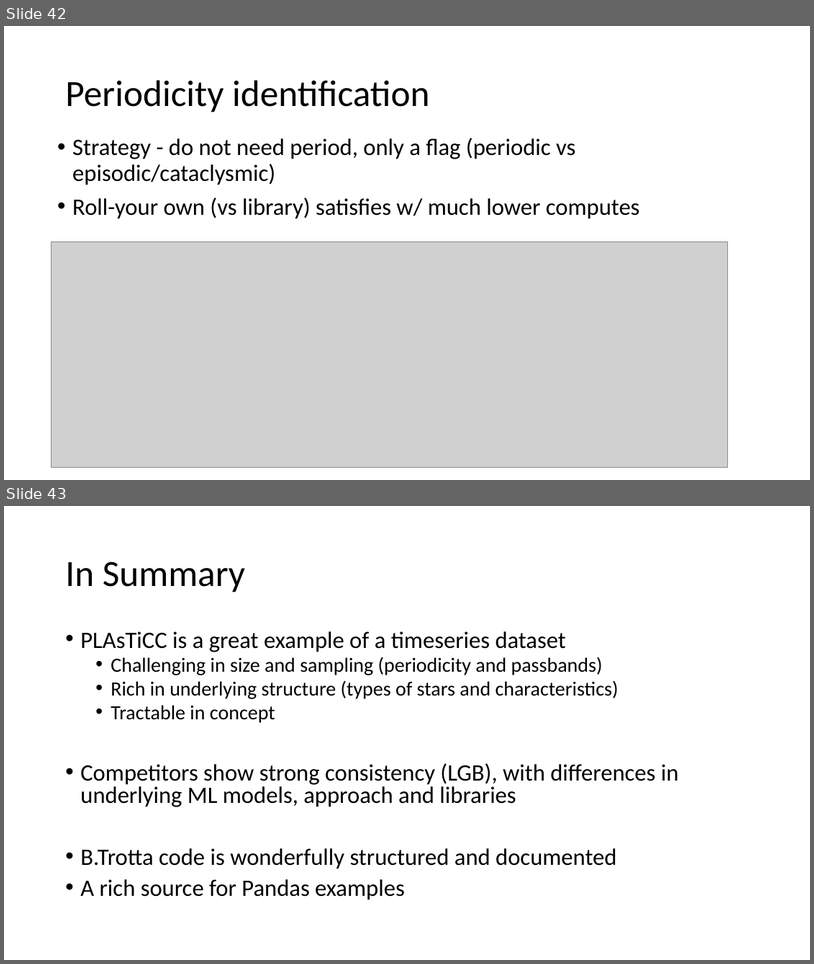
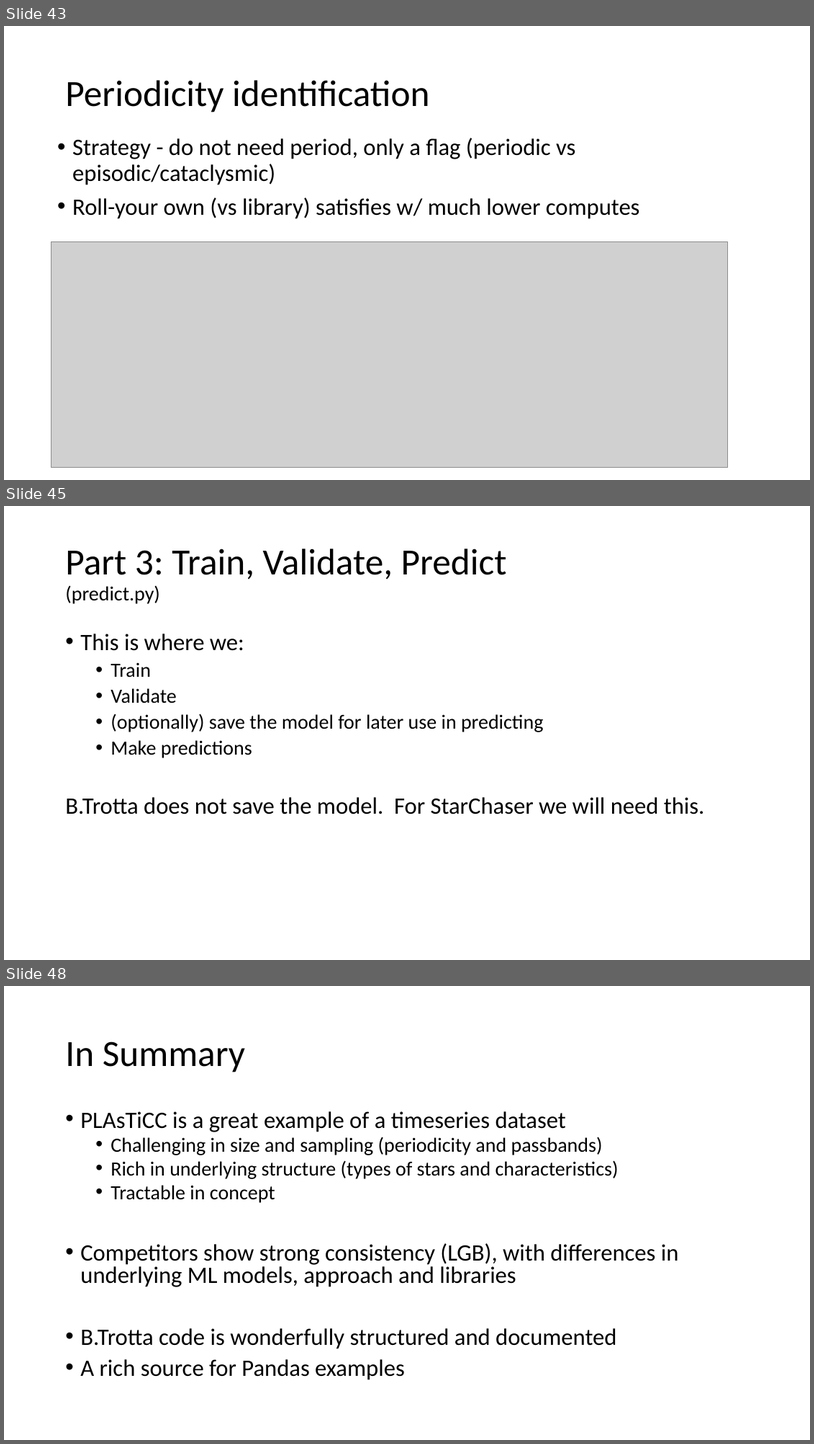
Before and after one commit to cwinsor/kaggle_plasticc, a slide deck: Kaggle_PLAsTiCC_and_B_Trotta_code_walk.pptx. Shown one above the other, each under a label of ours: slides 42 and 43 before the commit, slides 43, 45 and 48 after it; the slides between them are not shown. The pictures are 814x964 and 814x1444 pixels, drawn with LibreOffice and Linux fonts; fonts in the diff are those of the drawing; grey boxes stand for pictures. Boxes give left, top, right and bottom in pixels: in the first picture for what was removed or moved away, otherwise in the second. Text is boxed around its words. In the diff, an @@ line names an element or a change of style, - is before the commit and + after.

```diff
--- a/Kaggle_PLAsTiCC_and_B_Trotta_code_walk.pptx
+++ b/Kaggle_PLAsTiCC_and_B_Trotta_code_walk.pptx
@@ slide 45 added at [4, 506, 810, 960], background #FFFFFF @@
@@ title added at [65, 548, 507, 604], 44 pt, text #000000 @@
+Part 3: Train, Validate, Predict
+(predict.py)
@@ text added at [65, 633, 705, 814], 24 pt, text #000000 @@
+• This is where we:
+  • Train
+  • Validate
+  • (optionally) save the model for later use in predicting
+  • Make predictions
+B.Trotta does not save the model. For StarChaser we will need this.
@@ what was slide 42 is now slide 43 @@
@@ what was slide 43 is now slide 48 @@
```
Also in this commit, not shown: 7 slides changed, 5 other slides added, 1 slide removed, 8 other files.
